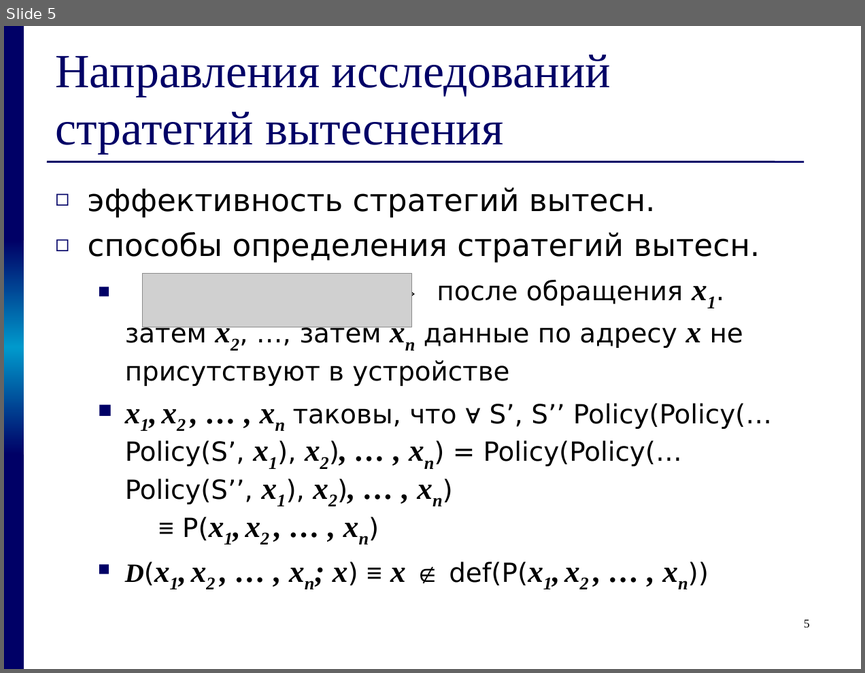
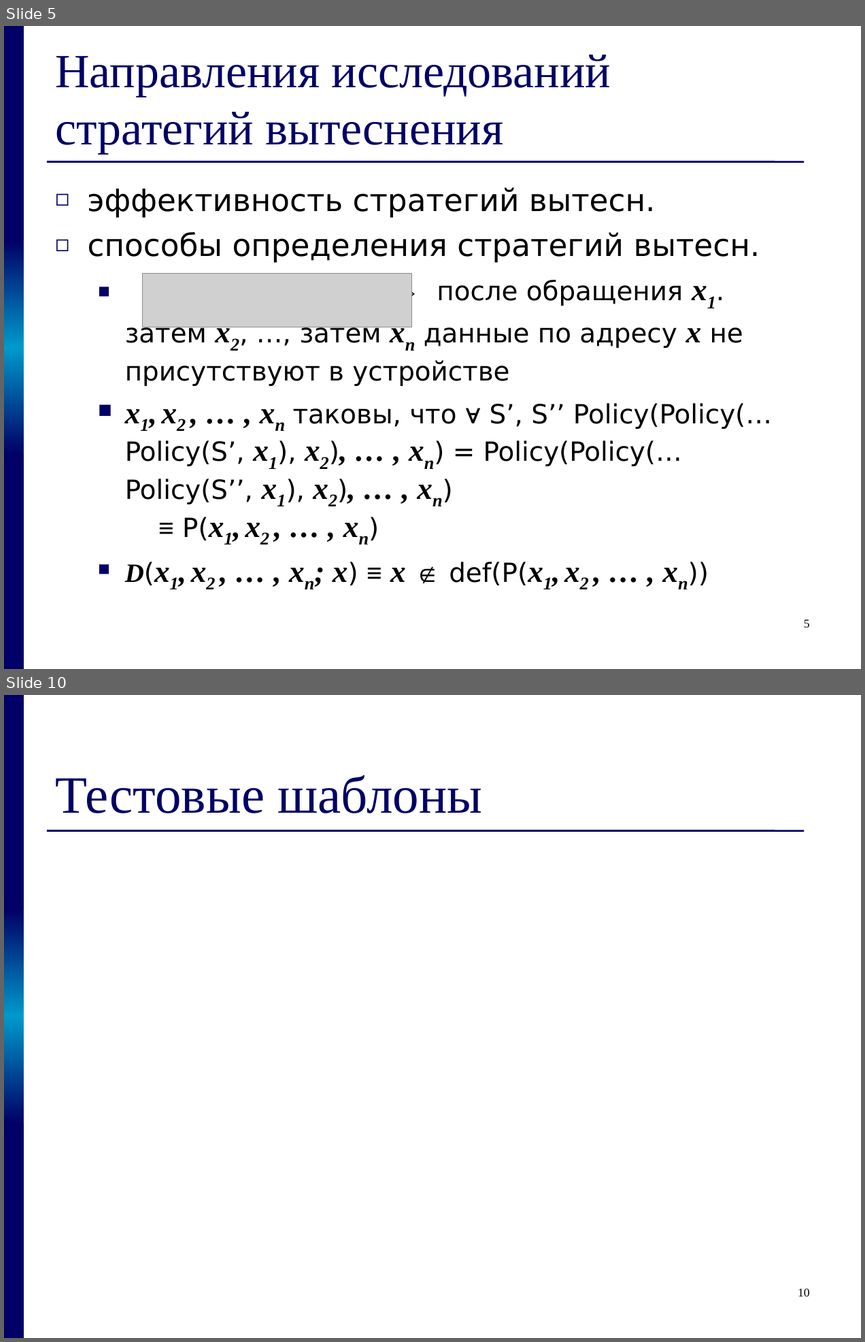
Before and after one commit to kornevgen/tesla-project, a slide deck: papers/THESIS/talks/z2611.ppt. Shown one above the other, each under a label of ours: slide 5 before the commit, slides 5 and 10 after it; the slides between them are not shown. The pictures are 865x673 and 865x1342 pixels, drawn with LibreOffice and Linux fonts; fonts in the diff are those of the drawing; grey boxes stand for pictures. Boxes give left, top, right and bottom in pixels: in the first picture for what was removed or moved away, otherwise in the second. Text is boxed around its words. In the diff, an @@ line names an element or a change of style, - is before the commit and + after.

```diff
--- a/papers/THESIS/talks/z2611.ppt
+++ b/papers/THESIS/talks/z2611.ppt
@@ slide 10 added at [4,695,861,1338], background #FFFFFF; not listed: 4 template elements that a slide beside it also shows @@
@@ title added at [55,775,481,813], 44 pt, text #000066 @@
+Тестовые шаблоны
@@ page number added at [798,1288,809,1296], 10 pt, text #000000 @@
+10
```
Also in this commit, not shown: 5 slides changed, 3 other slides added.
